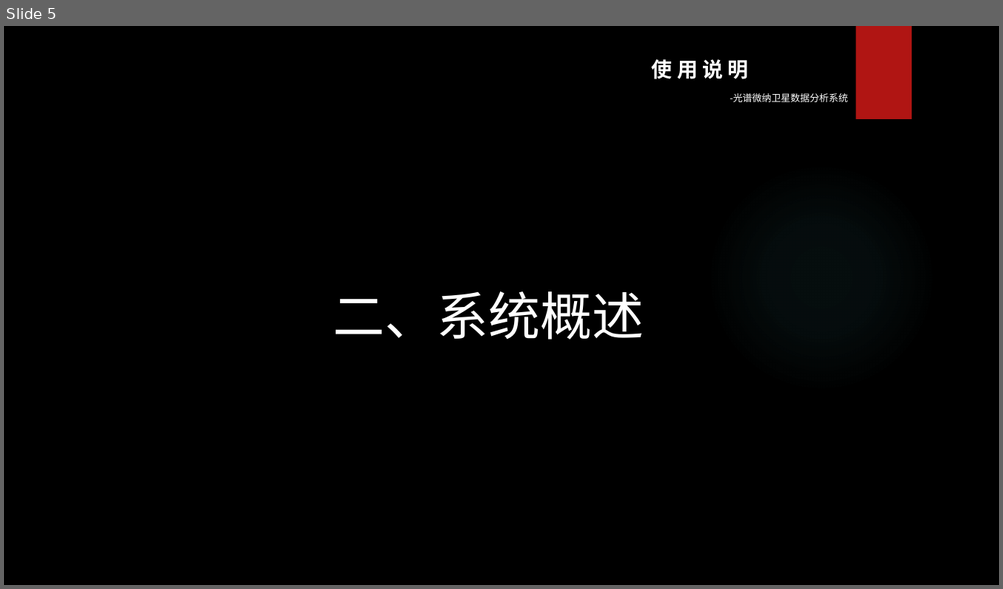
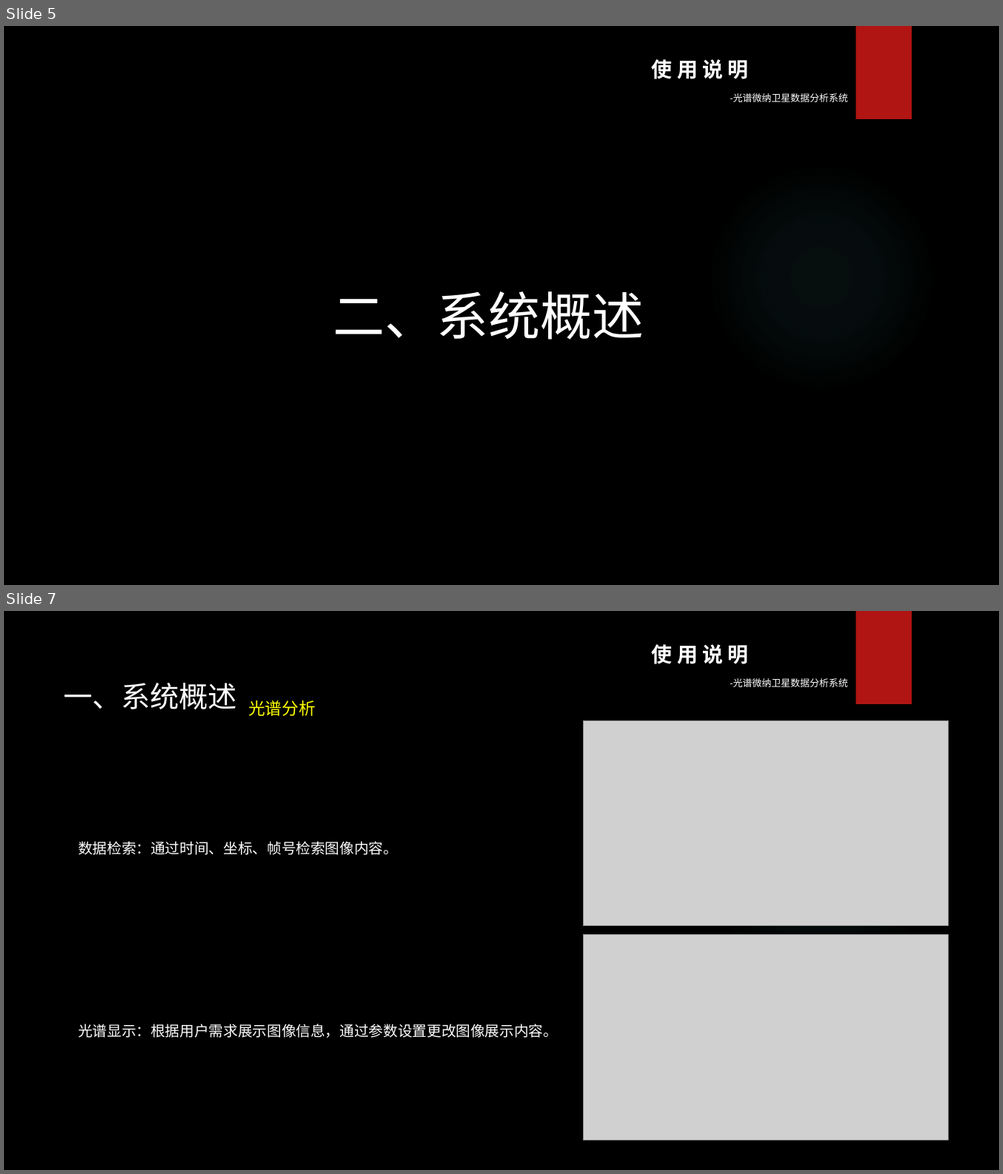
Before and after one commit to Levikov/Spectra, a slide deck: Spectra/image/Spectra使用说明&演示.pptx. Shown one above the other, each under a label of ours: slide 5 before the commit, slides 5 and 7 after it; the slides between them are not shown. The pictures are 1003x589 and 1003x1174 pixels, drawn with LibreOffice and Linux fonts; fonts in the diff are those of the drawing; grey boxes stand for pictures; background and template pictures are left out. Boxes give left, top, right and bottom in pixels: in the first picture for what was removed or moved away, otherwise in the second. Text is boxed around its words. In the diff, an @@ line names an element or a change of style, - is before the commit and + after.

```diff
--- a/Spectra/image/Spectra使用说明&演示.pptx
+++ b/Spectra/image/Spectra使用说明&演示.pptx
@@ slide 7 added at bbox=[4, 611, 999, 1170], background picture (left out); not listed: 3 template elements that a slide beside it also shows @@
@@ text added at bbox=[63, 683, 316, 716], 28 pt, text #FFFFFF @@
+一、系统概述 光谱分析
@@ picture added at bbox=[583, 721, 948, 926] @@
@@ text added at bbox=[78, 841, 558, 1038], 14 pt, text #FFFFFF @@
+数据检索：通过时间、坐标、帧号检索图像内容。
+光谱显示：根据用户需求展示图像信息，通过参数设置更改图像展示内容。
@@ picture added at bbox=[583, 935, 948, 1141] @@
```
Also in this commit, not shown: 3 other slides added, 1 slide removed.
